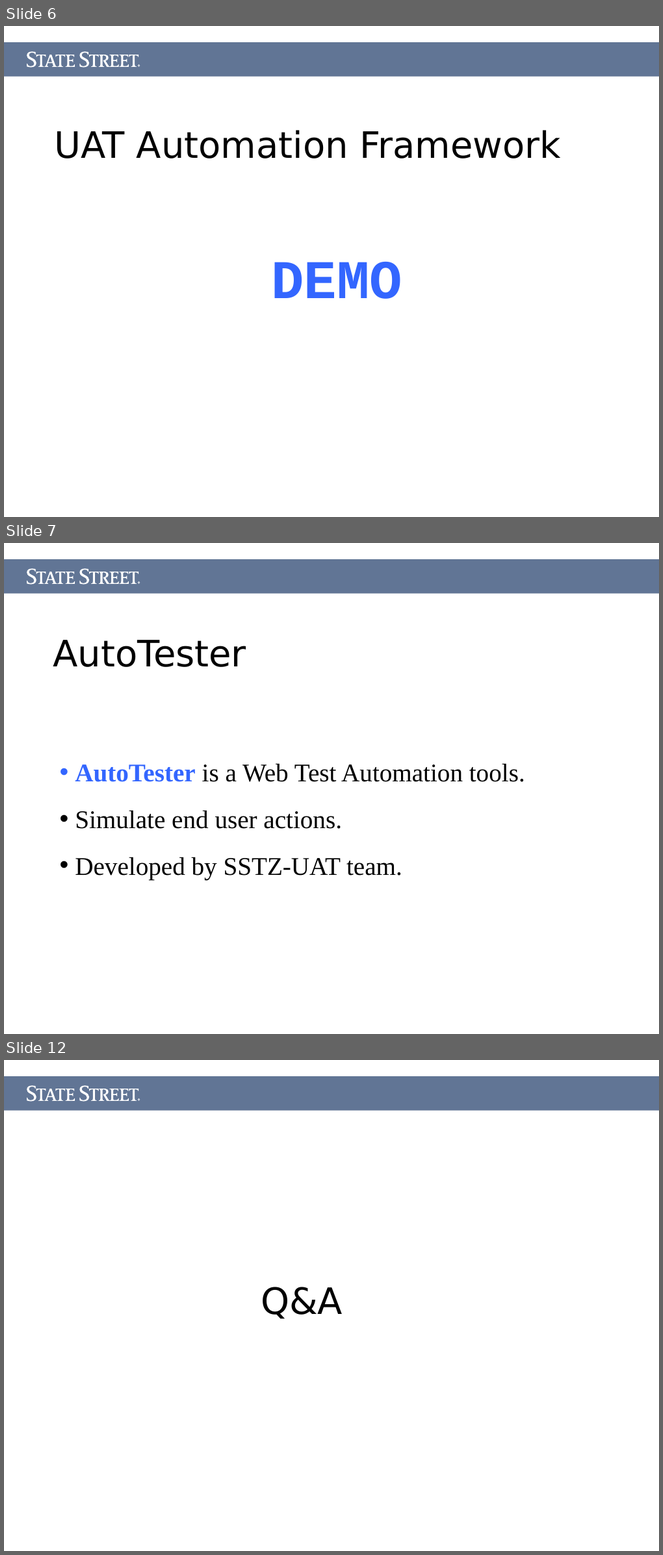
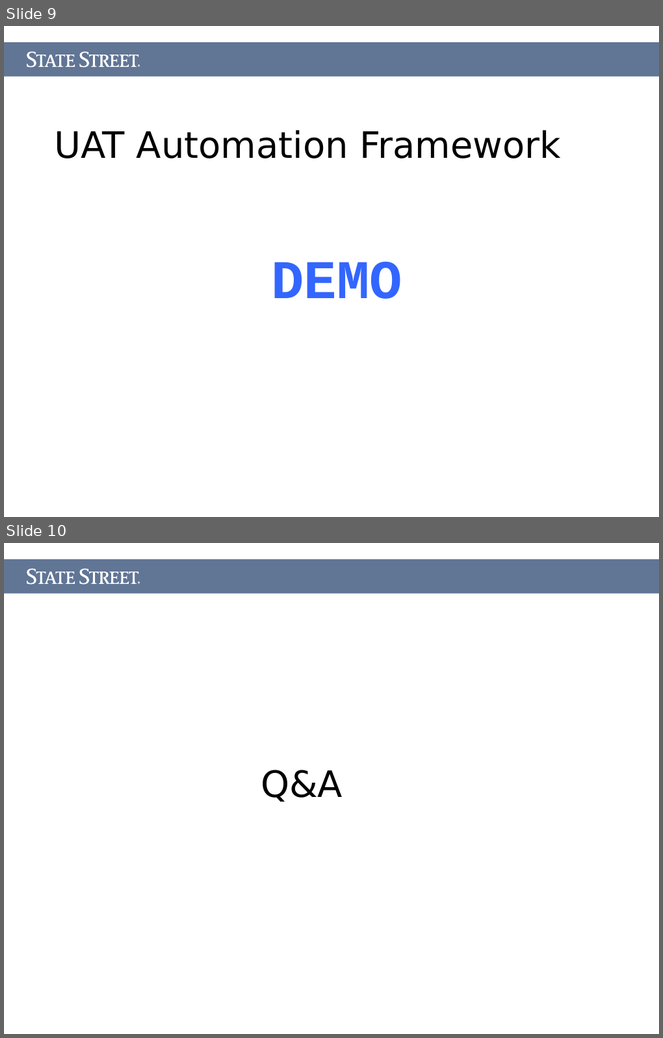
Before and after one commit to Letractively/autotester, a slide deck: Document/AutoTester.ppt. Shown one above the other, each under a label of ours: slides 6, 7 and 12 before the commit, slides 9 and 10 after it; the slides between them are not shown. The pictures are 663x1555 and 663x1038 pixels, drawn with LibreOffice and Linux fonts; fonts in the diff are those of the drawing. Boxes give left, top, right and bottom in pixels: in the first picture for what was removed or moved away, otherwise in the second. Text is boxed around its words. In the diff, an @@ line names an element or a change of style, - is before the commit and + after.

```diff
--- a/Document/AutoTester.ppt
+++ b/Document/AutoTester.ppt
@@ slide 7 removed at box(4, 543, 659, 1034), background #FFFFFF @@
@@ rectangle removed at box(4, 559, 659, 594) @@
@@ freeform shape removed at box(27, 568, 139, 585) @@
@@ freeform shape removed at box(138, 581, 140, 585) @@
@@ title removed at box(53, 640, 246, 667) @@
-AutoTester
@@ text removed at box(75, 763, 525, 880) @@
-• AutoTester is a Web Test Automation tools.
-• Simulate end user actions.
-• Developed by SSTZ-UAT team.
@@ what was slide 6 is now slide 9 @@
@@ what was slide 12 is now slide 10 @@
```
Also in this commit, not shown: 3 slides changed, 4 slides added, 5 other slides removed, 16 other files.
